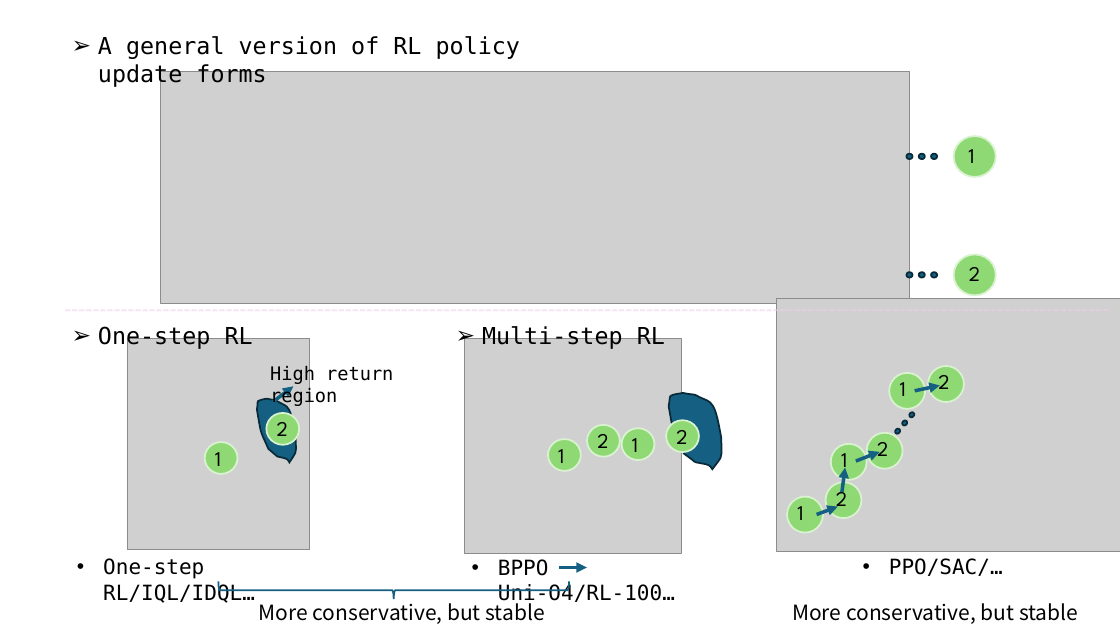
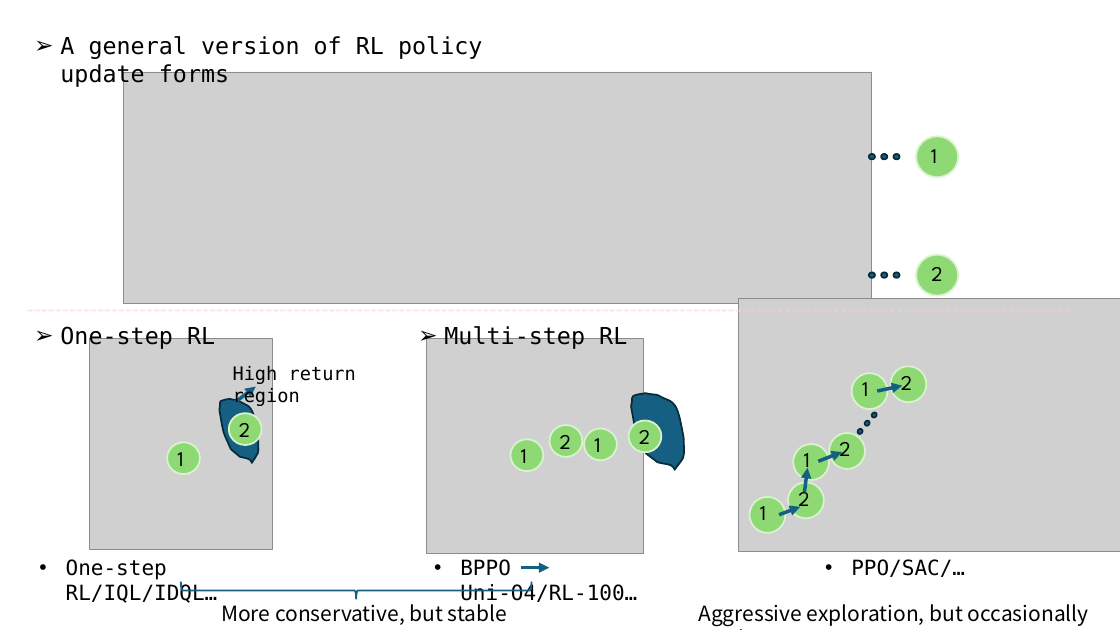
Before and after one commit to Lei-Kun/Lei-Kun.github.io, a slide deck: slide 1 of blogs/iterative-multi-one-rl.pptx. Drawn at 1120x630 pixels with LibreOffice and Linux fonts; fonts in the diff are those of the drawing; grey boxes stand for pictures. Boxes give left, top, right and bottom in pixels: in the first picture for what was removed or moved away, otherwise in the second. Text is boxed around its words. In the diff, an @@ line names an element or a change of style, - is before the commit and + after.

```diff
--- a/blogs/iterative-multi-one-rl.pptx
+++ b/blogs/iterative-multi-one-rl.pptx
@@ 15 ellipses, 10 texts, 3 arrows, 2 pictures, 2 freeform shapes, 1 line: place and size @@
-15 ellipses, 10 texts, 3 arrows, 2 pictures, 2 freeform shapes, 1 line at box(66, 36, 1109, 605)
+15 ellipses, 10 texts, 3 arrows, 2 pictures, 2 freeform shapes, 1 line at box(28, 36, 1071, 606)
@@ 12 texts, 8 ellipses, 3 arrows, 2 pictures, 1 left brace: place and size @@
-12 texts, 8 ellipses, 3 arrows, 2 pictures, 1 left brace at box(160, 71, 1120, 624)
+12 texts, 8 ellipses, 3 arrows, 2 pictures, 1 left brace at box(124, 72, 1120, 625)
@@ text at box(698, 604, 1089, 626): text changed @@
-More conservative, but stable
+Aggressive exploration, but occasionally crash
```
Also in this commit, not shown: 3 other files.
